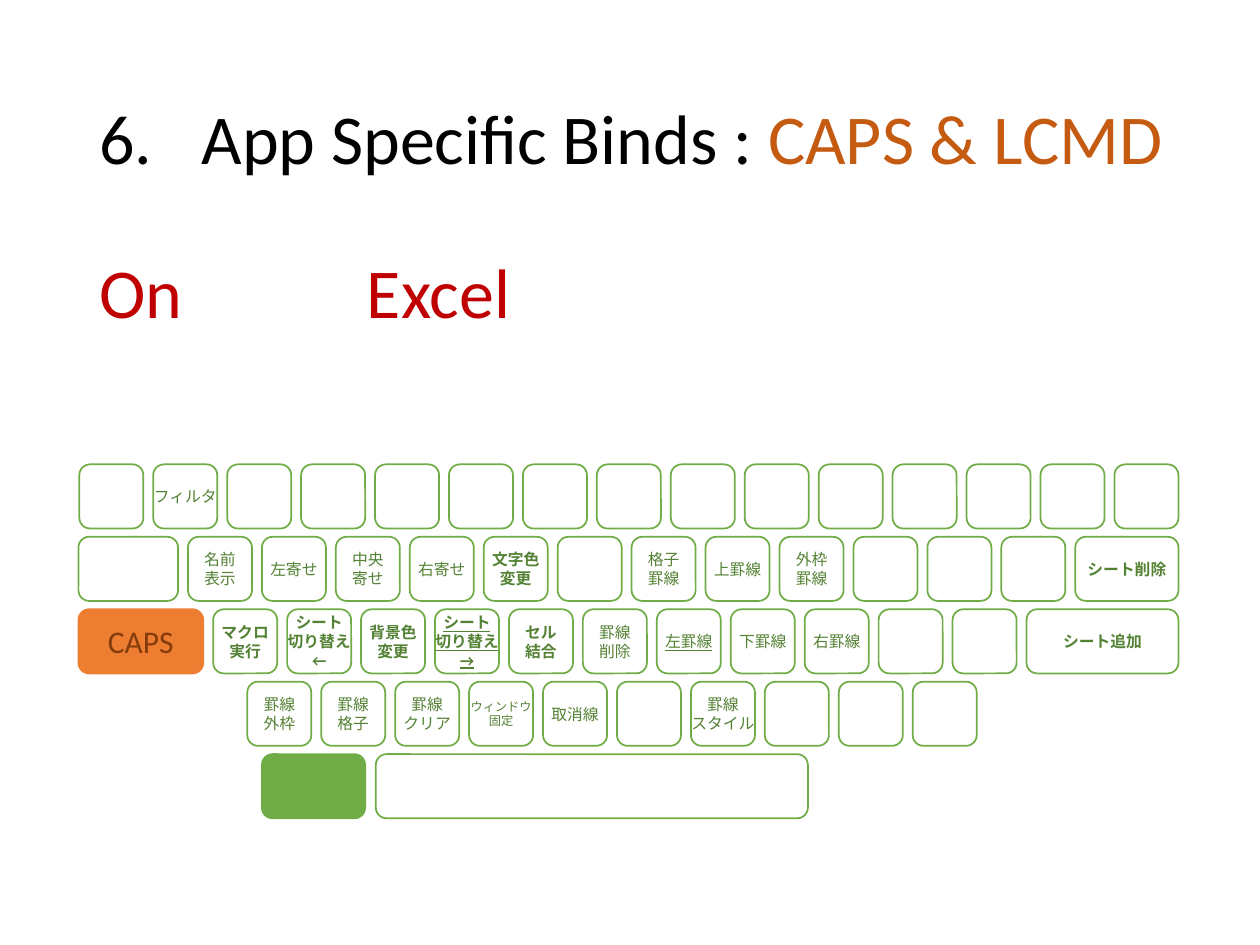
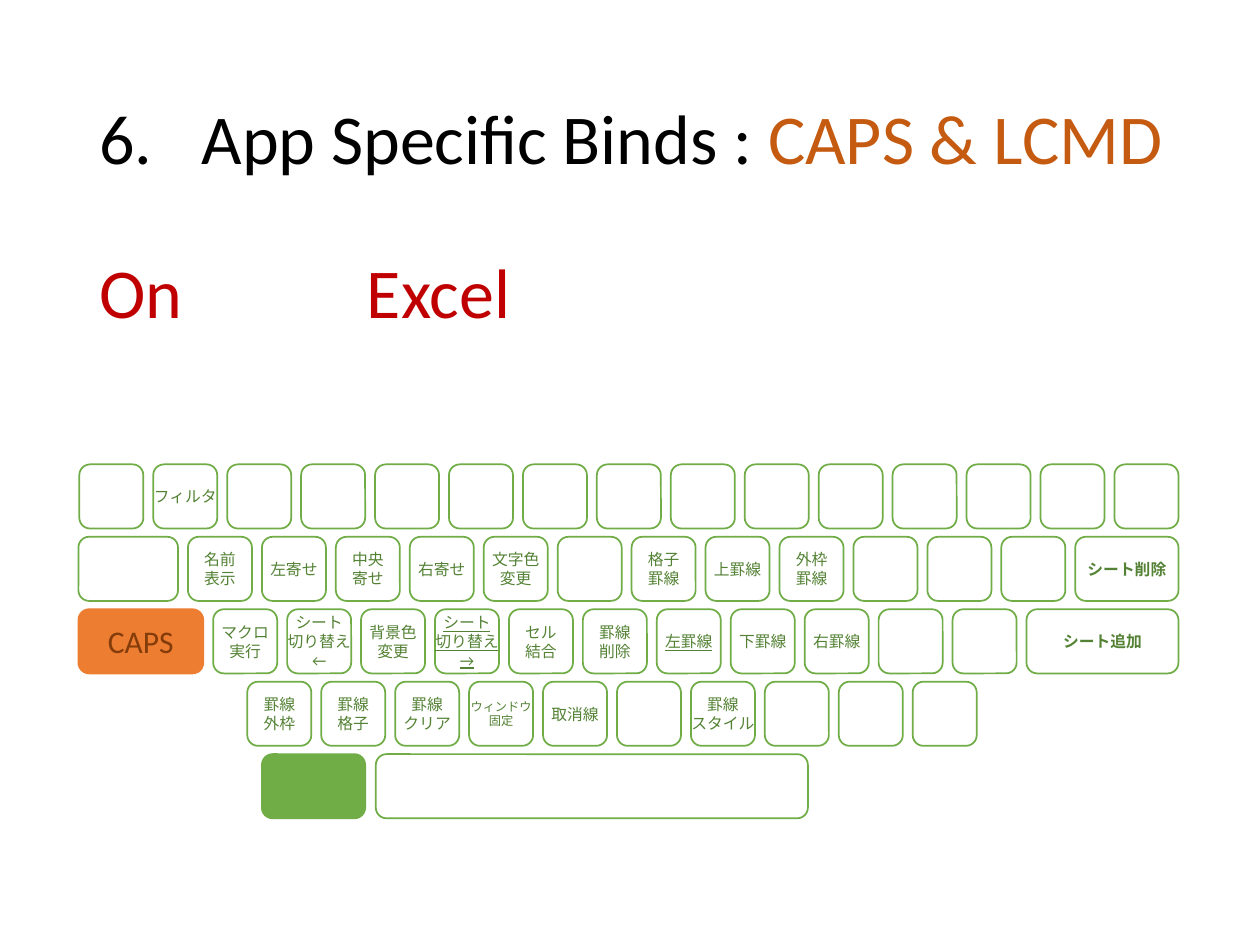
Before and after one commit to ittooo66/myAHK, a slide deck: slide 13 of MANUAL.pptx. Drawn at 1260x945 pixels with LibreOffice and Linux fonts; fonts in the diff are those of the drawing. Boxes give left, top, right and bottom in pixels: in the first picture for what was removed or moved away, otherwise in the second. Text is boxed around its words. In the diff, an @@ line names an element or a change of style, - is before the commit and + after.

```diff
--- a/MANUAL.pptx
+++ b/MANUAL.pptx
@@ bold off in 6 elements at [484,537,548,601], [213,610,277,674], [287,610,352,674], [362,610,426,674], [435,610,499,674], [509,610,573,674] @@
```
Also in this commit, not shown: 3 other slides changed, 3 other files.
